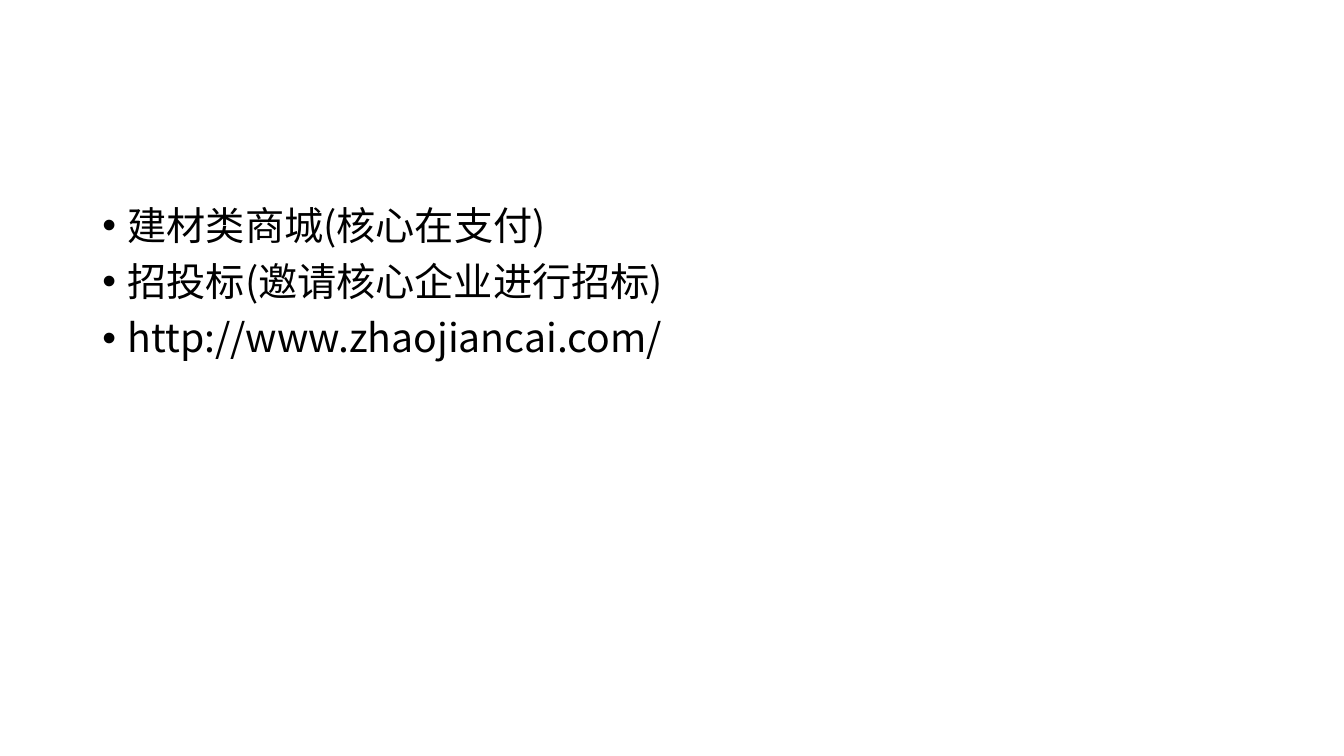
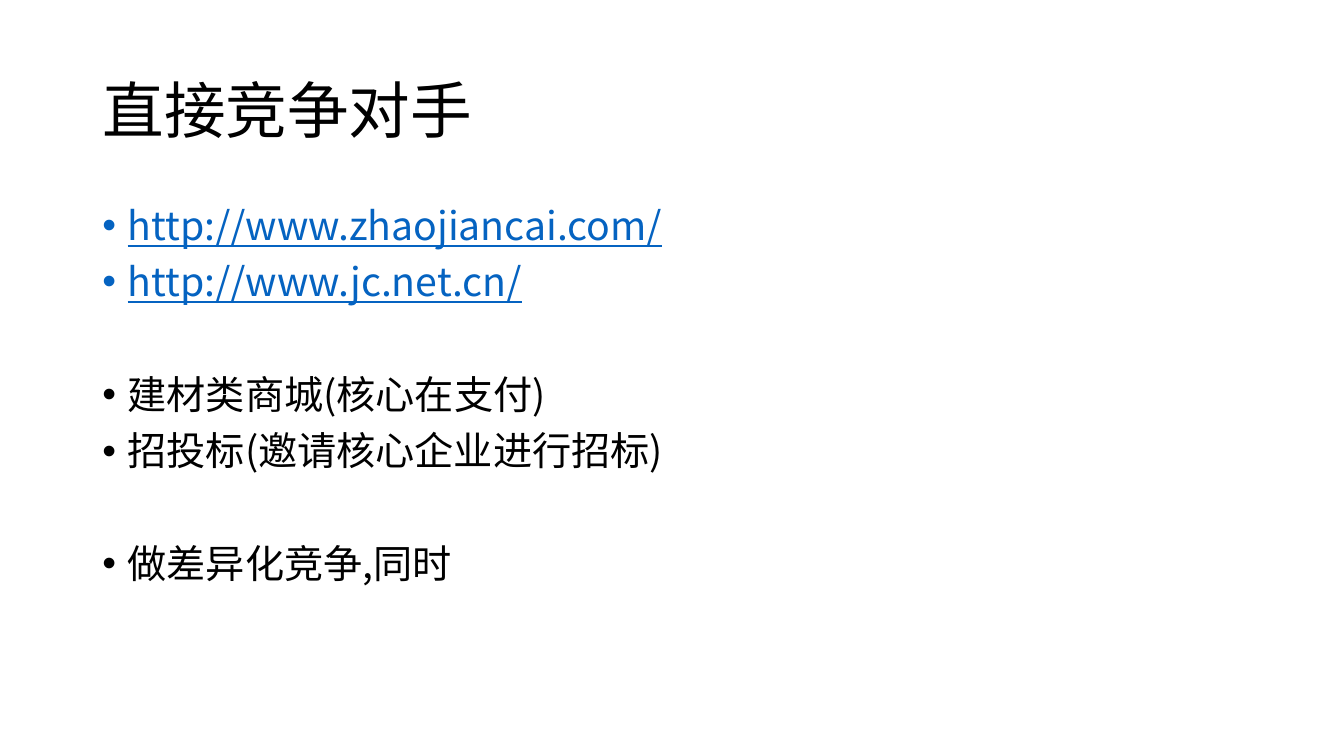
Before and after one commit to awanglilong/awanglilong.github.io, a slide deck: slide 10 of _posts/商业需求.pptx (slide 3 before the commit). Drawn at 1344x756 pixels with LibreOffice and Linux fonts; fonts in the diff are those of the drawing. Boxes give left, top, right and bottom in pixels: in the first picture for what was removed or moved away, otherwise in the second. Text is boxed around its words. In the diff, an @@ line names an element or a change of style, - is before the commit and + after.

Commit message:
change

```diff
--- a/_posts/商业需求.pptx
+++ b/_posts/商业需求.pptx
@@ title added at (102,81,472,138), 44 pt, text #000000 @@
+直接竞争对手
@@ text at (128,208,662,306): paragraphs added @@
+• http://www.zhaojiancai.com/
+• http://www.jc.net.cn/
@@ text at (128,545,452,585): text changed @@
-• http://www.zhaojiancai.com/
+• 做差异化竞争,同时
```
Also in this commit, not shown: 1 slide added, 1 slide removed.
